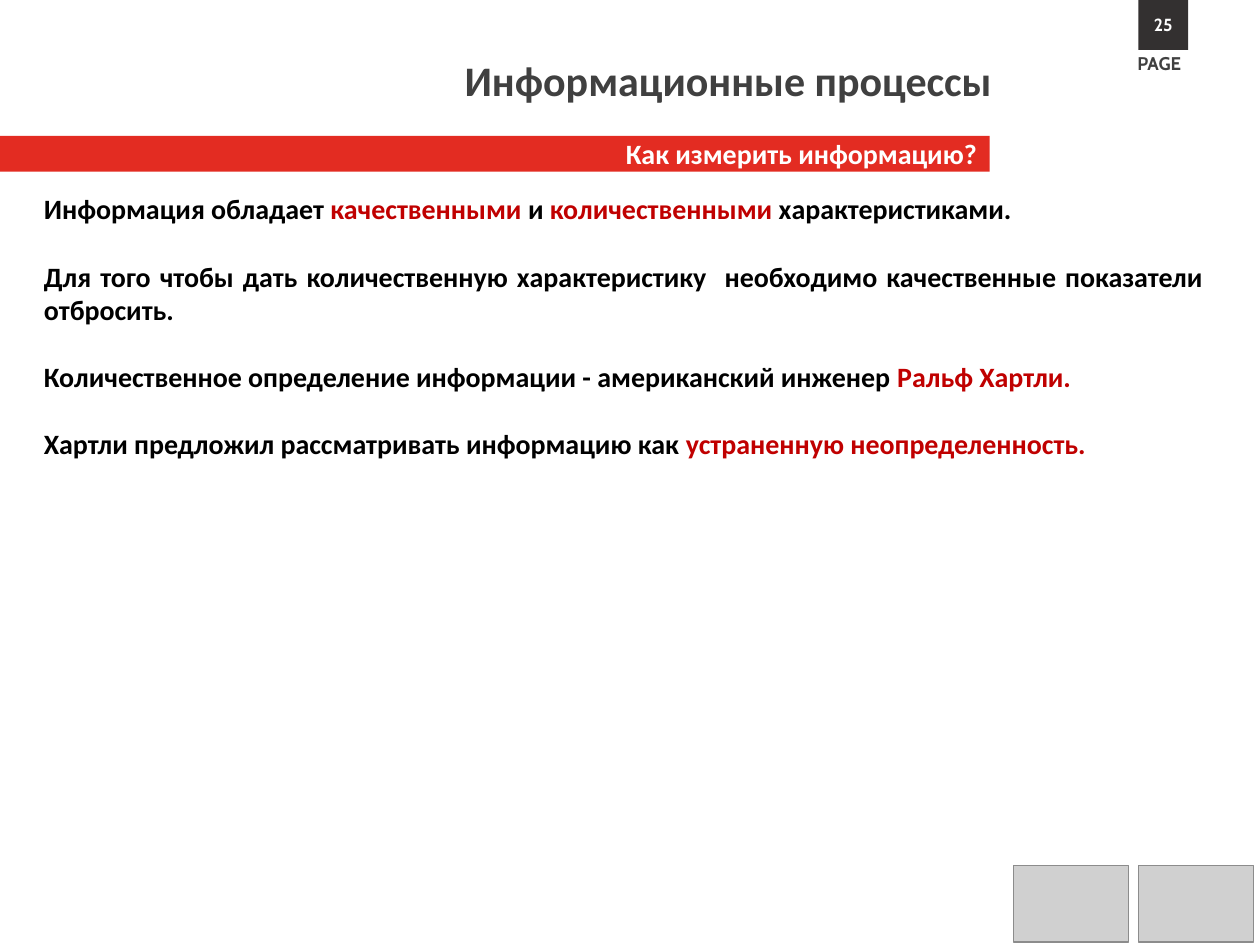
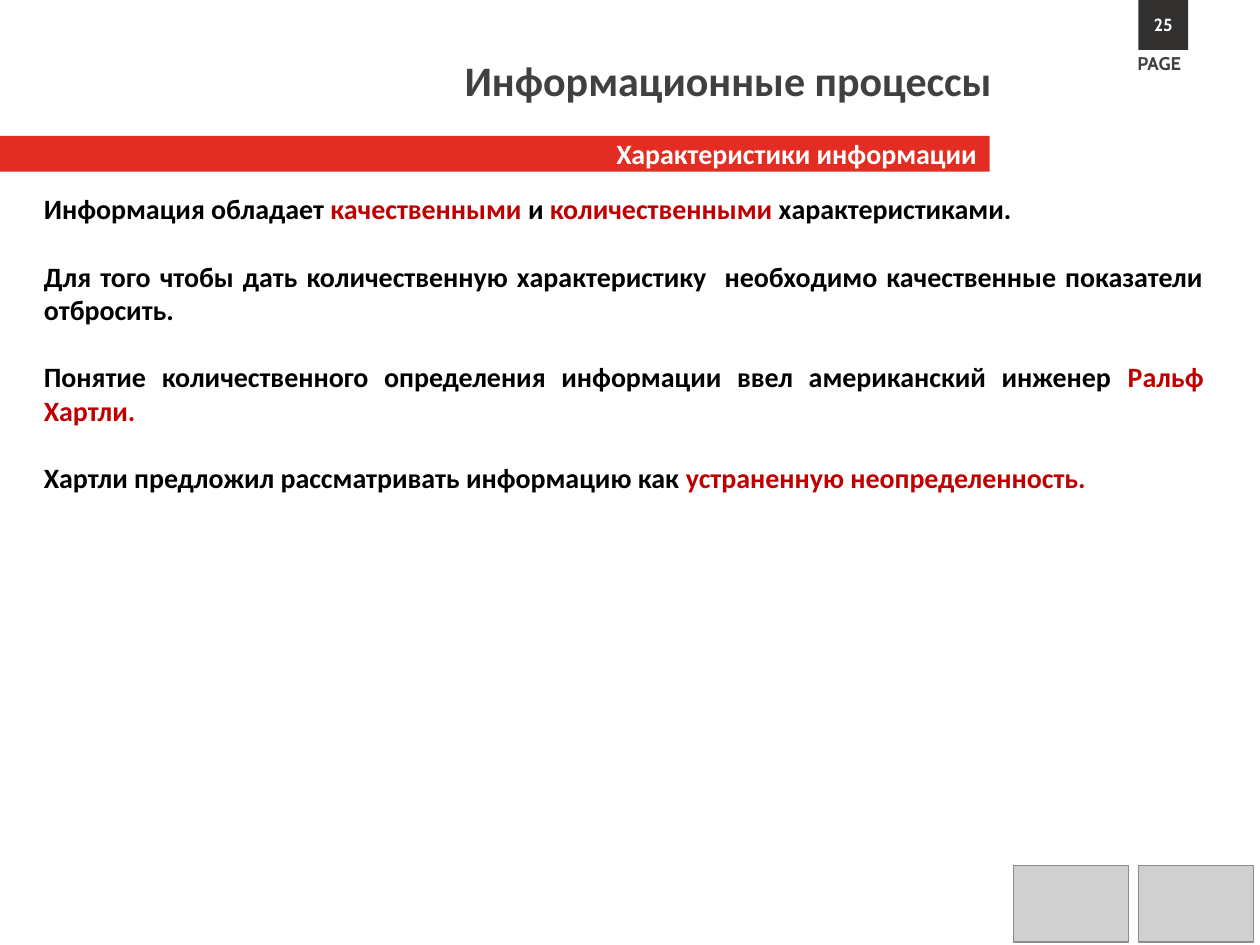
Before and after one commit to s1211001142/computer_science_course, a slide deck: slide 24 of Lectures/Л1.Информационные процессы.pptx (slide 25 before the commit). Drawn at 1260x945 pixels with LibreOffice and Linux fonts; fonts in the diff are those of the drawing; grey boxes stand for pictures; background and template pictures are left out. Boxes give left, top, right and bottom in pixels: in the first picture for what was removed or moved away, otherwise in the second. Text is boxed around its words. In the diff, an @@ line names an element or a change of style, - is before the commit and + after.

```diff
--- a/Lectures/Л1.Информационные процессы.pptx
+++ b/Lectures/Л1.Информационные процессы.pptx
@@ subtitle at box(616, 145, 977, 169): text changed @@
-Как измерить информацию?
+Характеристики информации
@@ text at box(44, 368, 1204, 426): text changed @@
-Количественное определение информации - американский инженер Ральф Хартли.
+Понятие количественного определения информации ввел американский инженер Ральф Хартли.
```
Also in this commit, not shown: 36 other slides changed, 1 slide removed.
